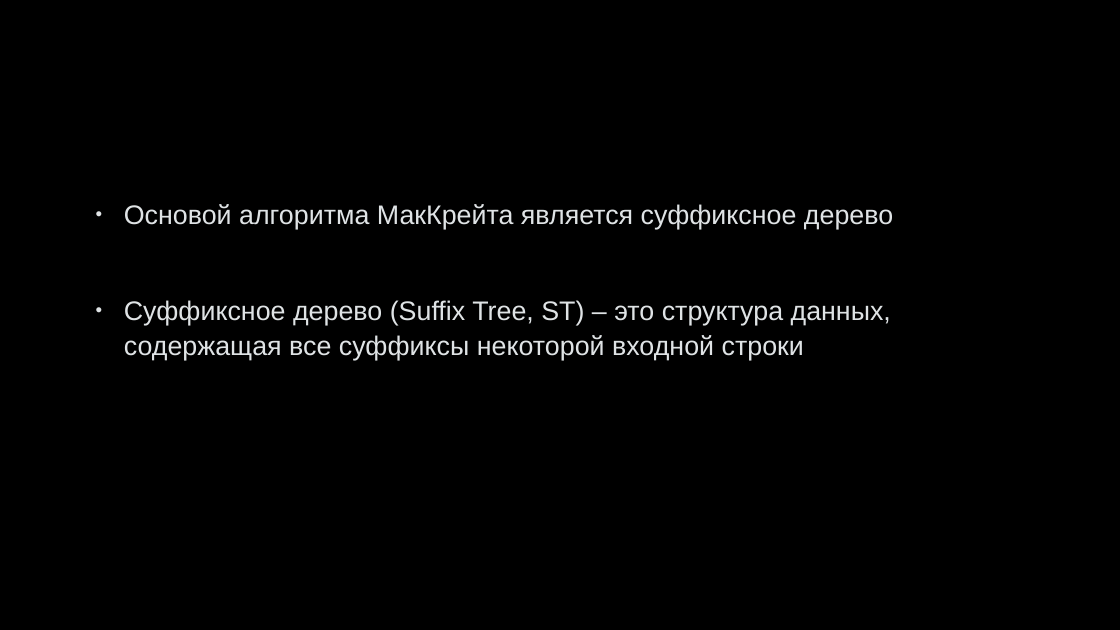
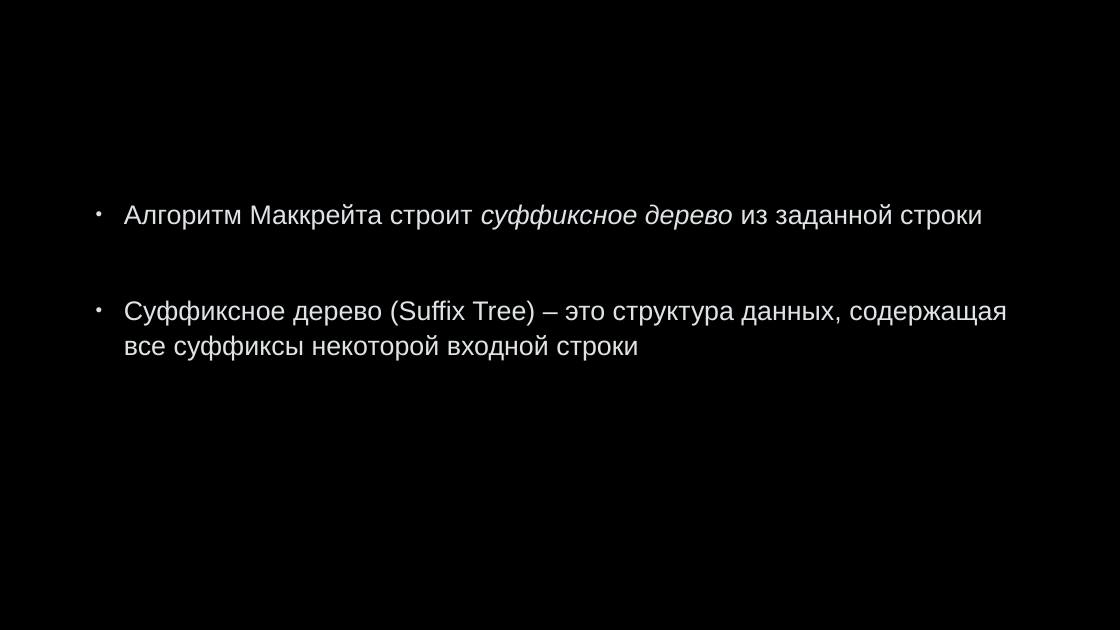
Before and after one commit to belkova-ea/McCreight-s-algo, a slide deck: slide 6 of Алгоритм МакКрейта.pptx (slide 5 before the commit). Drawn at 1120x630 pixels with LibreOffice and Linux fonts; fonts in the diff are those of the drawing; background and template pictures are left out. Boxes give left, top, right and bottom in pixels: in the first picture for what was removed or moved away, otherwise in the second. Text is boxed around its words. In the diff, an @@ line names an element or a change of style, - is before the commit and + after.

```diff
--- a/Алгоритм МакКрейта.pptx
+++ b/Алгоритм МакКрейта.pptx
@@ text at (124, 204, 1007, 361): text changed @@
-• Основой алгоритма МакКрейта является суффиксное дерево
-• Суффиксное дерево (Suffix Tree, ST) – это структура данных, содержащая все суффиксы некоторой входной строки
+• Алгоритм Маккрейта строит суффиксное дерево из заданной строки
+• Суффиксное дерево (Suffix Tree) – это структура данных, содержащая все суффиксы некоторой входной строки
```
Also in this commit, not shown: 6 other slides changed, 1 slide added, 1 slide removed, 5 other files.
